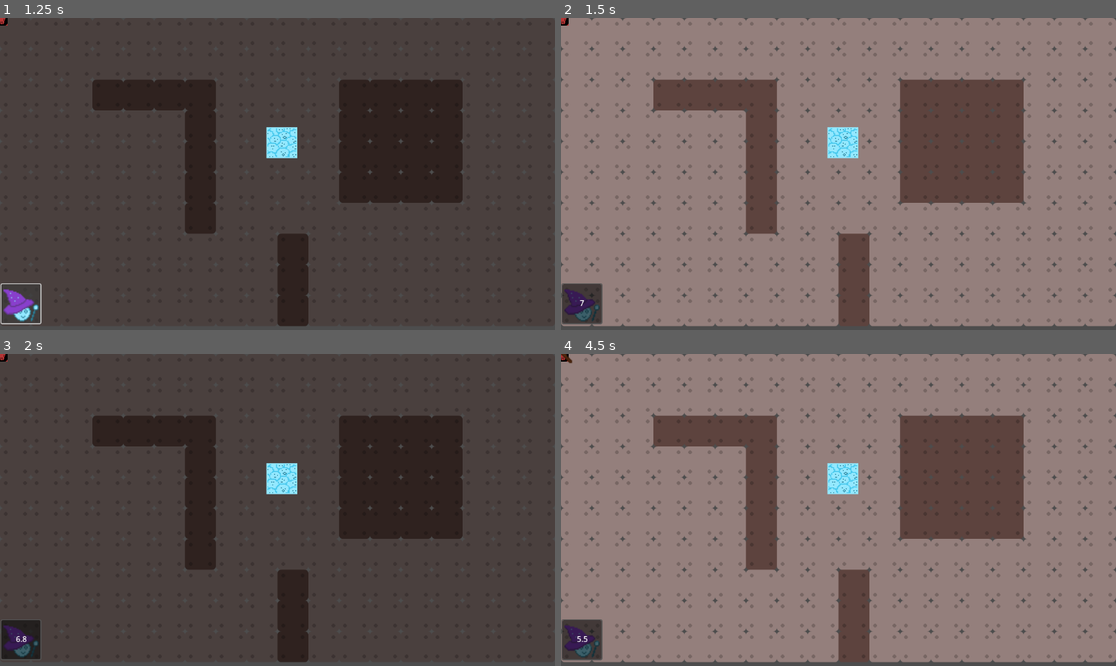
Above: before the commit, frames 1-4 (two rows, left to right).
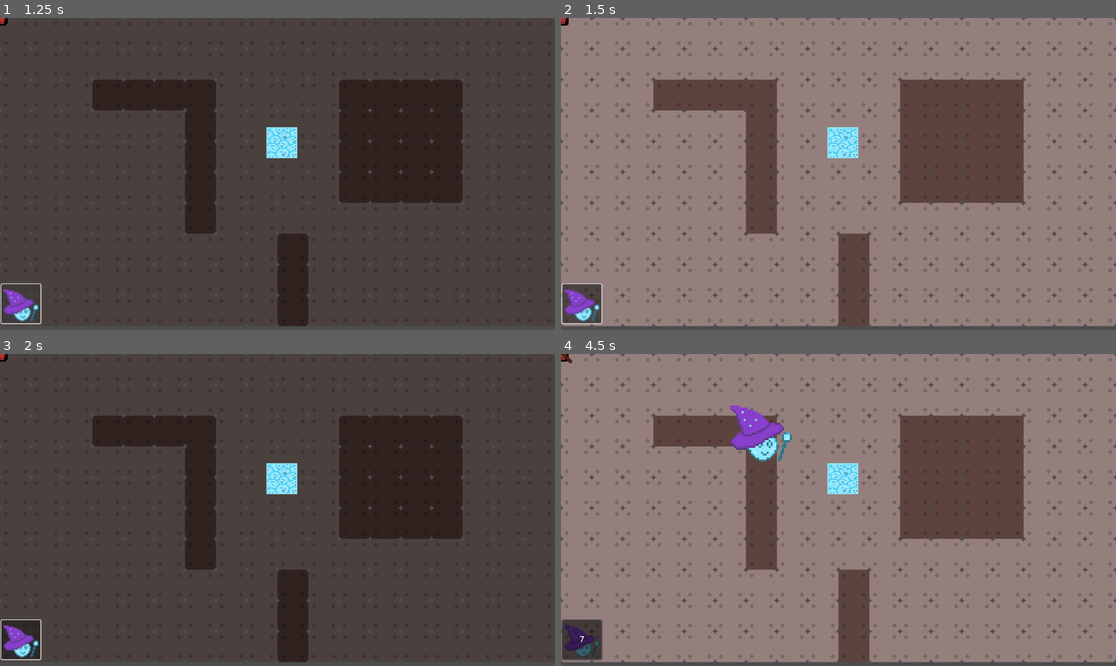
Above: after the commit, the same moments.

Repository: MichelleCDjunaidi/bubble-trouble
Game: Godot game, scene res://scenes/world.tscn
The game is run twice, just before and just after one commit, with the same random seed, the same clock (stepped at 60 frames per second) and the same inputs. This scene is started directly instead of the project's main scene.
Inputs (mouse positions are in pixels of both pictures, inside the frame that each line leads up to):
- Up to frame 1 (1.25 s): click (22, 305) at 0.5 s
- Up to frame 2 (1.5 s): tap Enter (ui_accept) at 1.25 s; move the mouse to (810, 236) at 1.27 s; hold Right (ui_right) from 1.28 s (still down); click (810, 236) at 1.42 s
- Up to frame 3 (2 s): keep holding Right (ui_right); tap Enter (ui_accept) at 1.52 s
- Up to frame 4 (4.5 s): tap Enter (ui_accept) at 2, 2.27, 2.75, 3.77, 4.25 s; move the mouse to (1005, 556) at 2.02 s; click (1005, 556) at 2.17 s; move the mouse to (672, 463) at 2.77 s; release Right (ui_right) at 2.78 s; hold Left (ui_left) from 2.78 s (still down); click (672, 463) at 2.92 s; move the mouse to (866, 510) at 3.52 s; click (866, 510) at 3.67 s; move the mouse to (755, 432) at 4.27 s; click (755, 432) at 4.42 s

Frame 1 is identical in both runs. In frame 2, 0.5% of the frame differs, in the area x 0-8%, y 85-99%; in frame 3, 0.5%; in frame 4, 1.2%, in the area x 2-42%, y 16-93%.

Commit message:
fix: stopped tower spawn on grid without first clicking button fix: stopped tower cooldown reset upon clicking on grid without first clicking button

Diff:
--- a/scenes/world.gd
+++ b/scenes/world.gd
@@ -34,18 +34,15 @@
 		#pass
 
 	if event is InputEventMouseButton and event.pressed and event.button_index == MOUSE_BUTTON_LEFT:
+		var clicked_cell = tile_map_layer.local_to_map(tile_map_layer.get_local_mouse_position())
+		var actual_cell = Vector2i(16,8)
 
-		if Globals.base_timer_started == false:
+		if Globals.base_timer_started == false and tile_map_layer.get_cell_atlas_coords(clicked_cell) == actual_cell and Globals.button_clicked:
 			Globals.grid_clicked = true
 
-			print('gridclicked:', Globals.grid_clicked)
-			var clicked_cell = tile_map_layer.local_to_map(tile_map_layer.get_local_mouse_position())
-			var actual_cell = Vector2i(16,8)
-
-			if tile_map_layer.get_cell_atlas_coords(clicked_cell) == actual_cell:
-				var tower = tower.instantiate()
-				tower.position = tile_map_layer.map_to_local(clicked_cell)
-				add_child(tower)
+			var tower = tower.instantiate()
+			tower.position = tile_map_layer.map_to_local(clicked_cell)
+			add_child(tower)
 			Globals.button_clicked = false
 
 		else:
